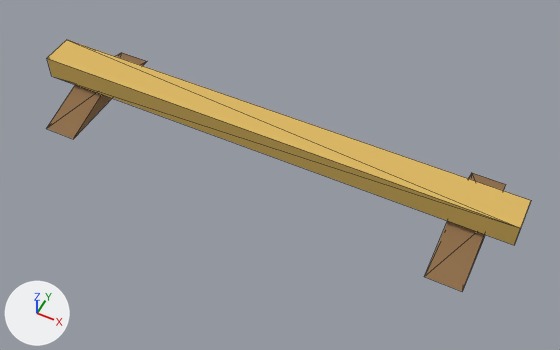
The glTF model contrib/workout-game-assets/generated/WG_BunnyHop_Greybox.glb, before and after one commit.
Before and after are seen from a 50 mm camera at (1.016, -3.717, 2.331) aimed at (0.089, -1.863, 0.013). Every picture has the same lights, and +X, +Y and +Z are marked at lower left. The picture after the commit comes second. Mesh edges are drawn as thin lines. Where no turn or scale is listed for an object, it has been applied to the vertices. Vertices at exactly the same position are counted once.

In view in the first picture: 'GEO_BunnyHopHurdle_LOD0'.
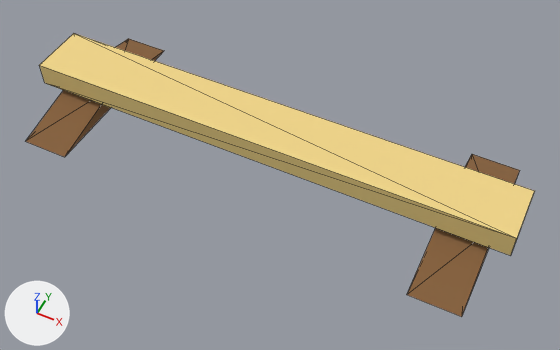
Location of each change, [x1, y1, x2, y2] in pixels of the pictures (560 x 350 px; the box of a moved part takes in the faces that stretch with it):
'GEO_BunnyHopHurdle_LOD0', recoloured, reshaped (13% taller)
    before: [46, 40, 531, 291]
    after: [26, 33, 534, 317]
part 1 of me_geo_bunnyhophurdle_lod0, moved or reshaped
    before: [47, 40, 531, 245]
    after: [39, 33, 534, 256]
part 2 of me_geo_bunnyhophurdle_lod0, moved or reshaped
    before: [46, 53, 147, 139]
    after: [26, 39, 164, 157]
part 3 of me_geo_bunnyhophurdle_lod0, moved or reshaped
    before: [425, 173, 506, 291]
    after: [407, 154, 520, 317]

The edits, one by one:
Material 'MAT_BunnyHopBar_Grey' (mat_mat_bunnyhopbar_grey) changes colour from yellow #ddb861 to yellow #f1d689; in linear values from (0.72, 0.48, 0.12) to (0.88, 0.67, 0.25).
me_geo_bunnyhophurdle_lod0 is used by ob_geo_bunnyhophurdle_lod0; location (0.0, 0.0, 0.0).
me_geo_bunnyhophurdle_lod0 had 20 vertices, 28 faces and spanned x -1.02..1.02, y -2.07..-1.51, z 0.01..0.2.
me_geo_bunnyhophurdle_lod0 now has 20 vertices, 28 faces and spans x -1.02..1.02, y -2.17..-1.41, z 0.01..0.2.
me_geo_bunnyhophurdle_lod0 part 1: the loose piece of 8 vertices spanning x -1.02..1.02, y -1.86..-1.72, z 0.1..0.2 is scaled about its middle by (1, 1.71, 1).
me_geo_bunnyhophurdle_lod0 part 2: the loose piece of 6 vertices spanning x -0.91..-0.77, y -2.07..-1.51, z 0.01..0.1 is scaled about its middle by (1.43, 1.36, 1).
me_geo_bunnyhophurdle_lod0 part 3: the loose piece of 6 vertices spanning x 0.77..0.91, y -2.07..-1.51, z 0.01..0.1 is scaled about its middle by (1.43, 1.36, 1).
